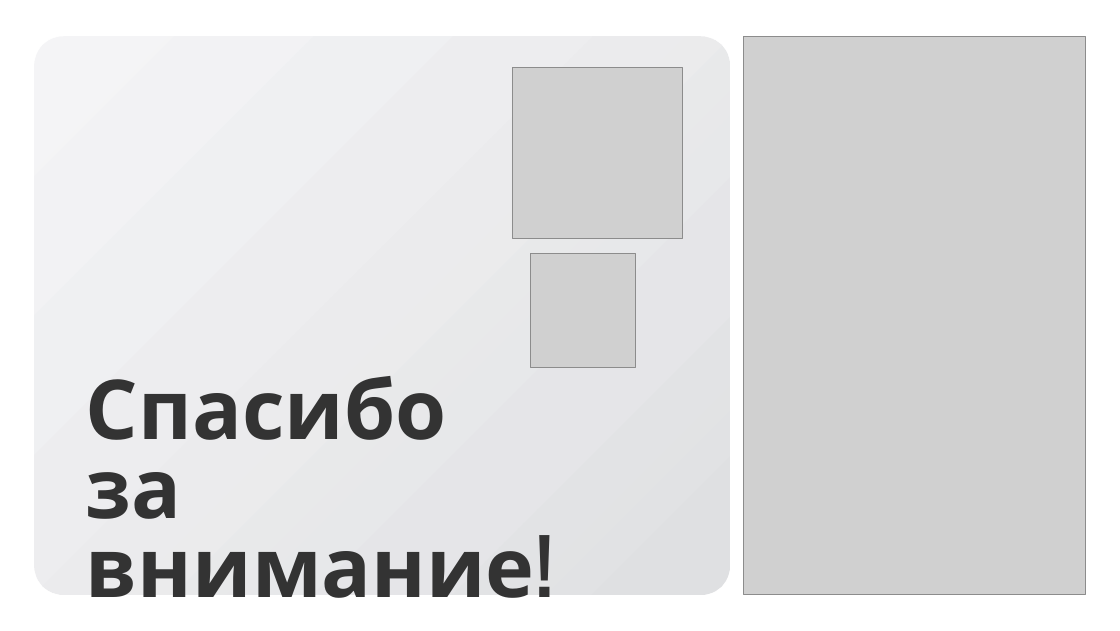
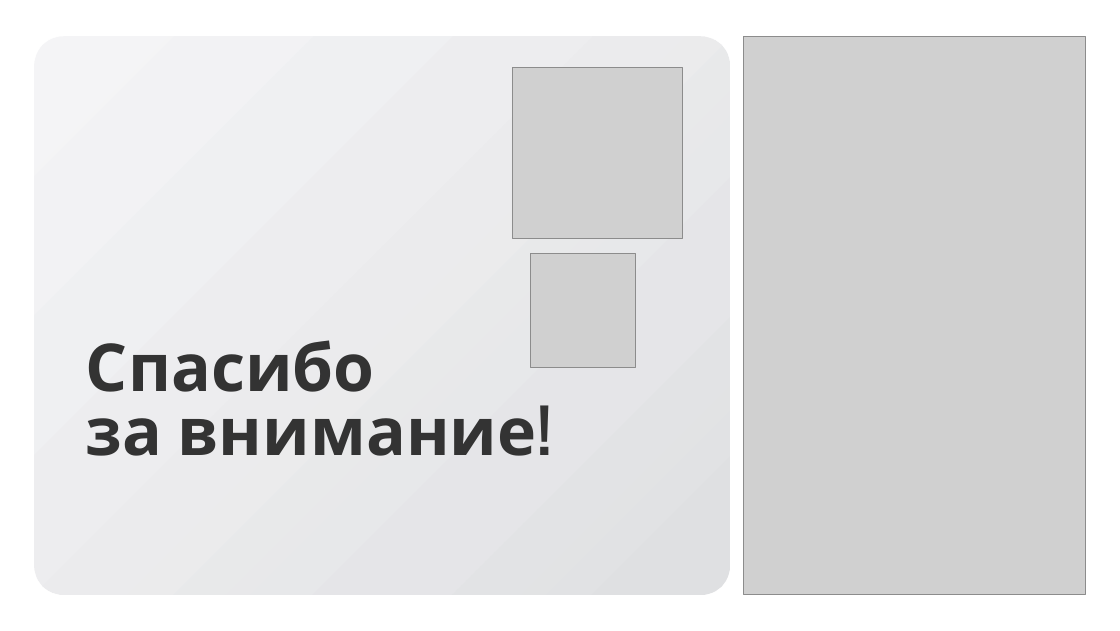
Before and after one commit to BessolitsinGleb/AI-ta, a slide deck: slide 12 of presentation/Amba_TBank.pptx. Drawn at 1120x631 pixels with LibreOffice and Linux fonts; fonts in the diff are those of the drawing; grey boxes stand for pictures; background and template pictures are left out. Boxes give left, top, right and bottom in pixels: in the first picture for what was removed or moved away, otherwise in the second. Text is boxed around its words. In the diff, an @@ line names an element or a change of style, - is before the commit and + after.

```diff
--- a/presentation/Amba_TBank.pptx
+++ b/presentation/Amba_TBank.pptx
@@ text "Спасибо": place and size @@
-text "Спасибо" at <box>86,376,535,598</box>
+text "Спасибо" at <box>86,340,536,456</box>
@@ text "Спасибо" at <box>86,340,536,456</box>: size 115 to 92 pt @@
```
Also in this commit, not shown: 5 other slides changed, 2 other files.
